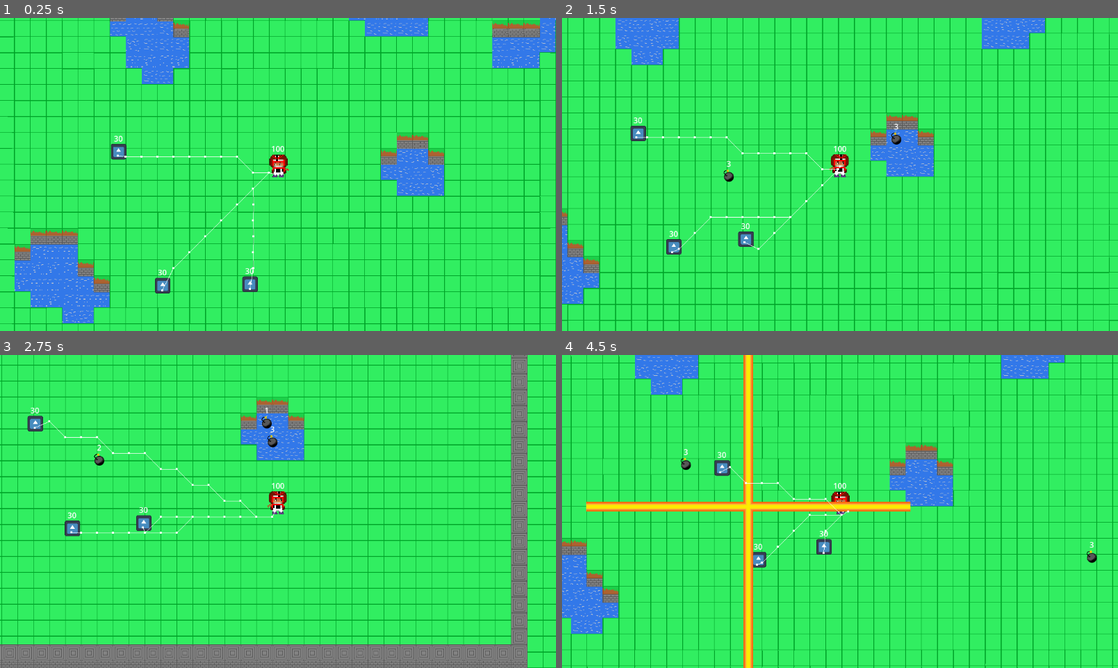
Above: before the commit, frames 1-4 (two rows, left to right).
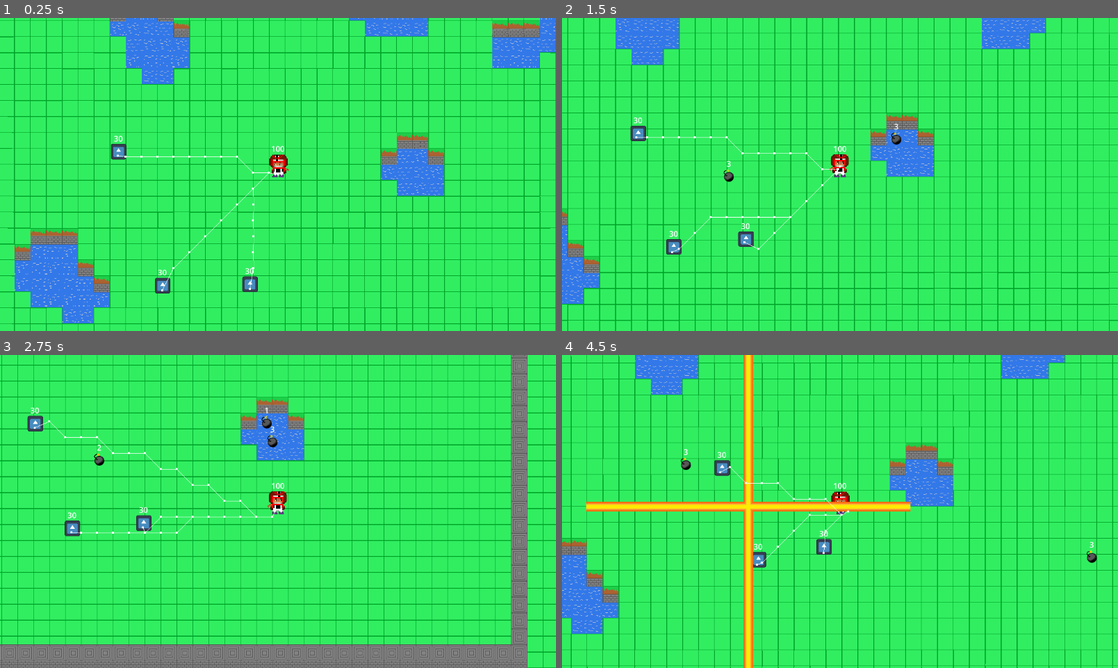
Above: after the commit, the same moments.

Repository: Mobius-Bron/rogue_boom_game
Game: Godot game, scene res://world/world.tscn
The game is run twice, just before and just after one commit, with the same random seed, the same clock (stepped at 60 frames per second) and the same inputs. The engine's default icon, where the game draws it, is replaced by a stand-in: a white triangle on a blue panel in a dark square.
Inputs (mouse positions are in pixels of both pictures, inside the frame that each line leads up to):
- Up to frame 1 (0.25 s): no input
- Up to frame 2 (1.5 s): move the mouse to (962, 158) at 0.52 s; hold D (ui_right) 0.53-1.28 s; click (962, 158) at 0.6 s; move the mouse to (728, 190) at 1.27 s; hold S (ui_down) from 1.28 s (still down); click (728, 190) at 1.35 s
- Up to frame 3 (2.75 s): move the mouse to (333, 442) at 2.02 s; release S (ui_down) at 2.03 s; hold D (ui_right) from 2.03 s (still down); click (333, 442) at 2.1 s
- Up to frame 4 (4.5 s): move the mouse to (812, 574) at 2.77 s; release D (ui_right) at 2.78 s; hold W (ui_up) 2.78-3.53 s; click (812, 574) at 2.85 s; move the mouse to (1006, 558) at 3.52 s; hold A (ui_left) from 3.53 s (still down); click (1006, 558) at 3.6 s; move the mouse to (673, 464) at 4.27 s; click (673, 464) at 4.35 s

The runs differ from the first frame. In frame 1, 0.8% of the frame differs, in the area x 2-100%, y 0-98%; in frame 2, 0.6%; in frame 3, less than 0.1%; in frame 4, 0.6%.

Commit message:
修复健康系统bug

Diff:
--- a/player/boom.gd
+++ b/player/boom.gd
@@ -55,9 +55,7 @@
 				i.boom_()
 
 	for i in enemyList:
-		i.hp -= atk
-		if i.hp <=0:
-			i.queue_free()
+		i.hurt(atk)
 
 	self.queue_free()
 
